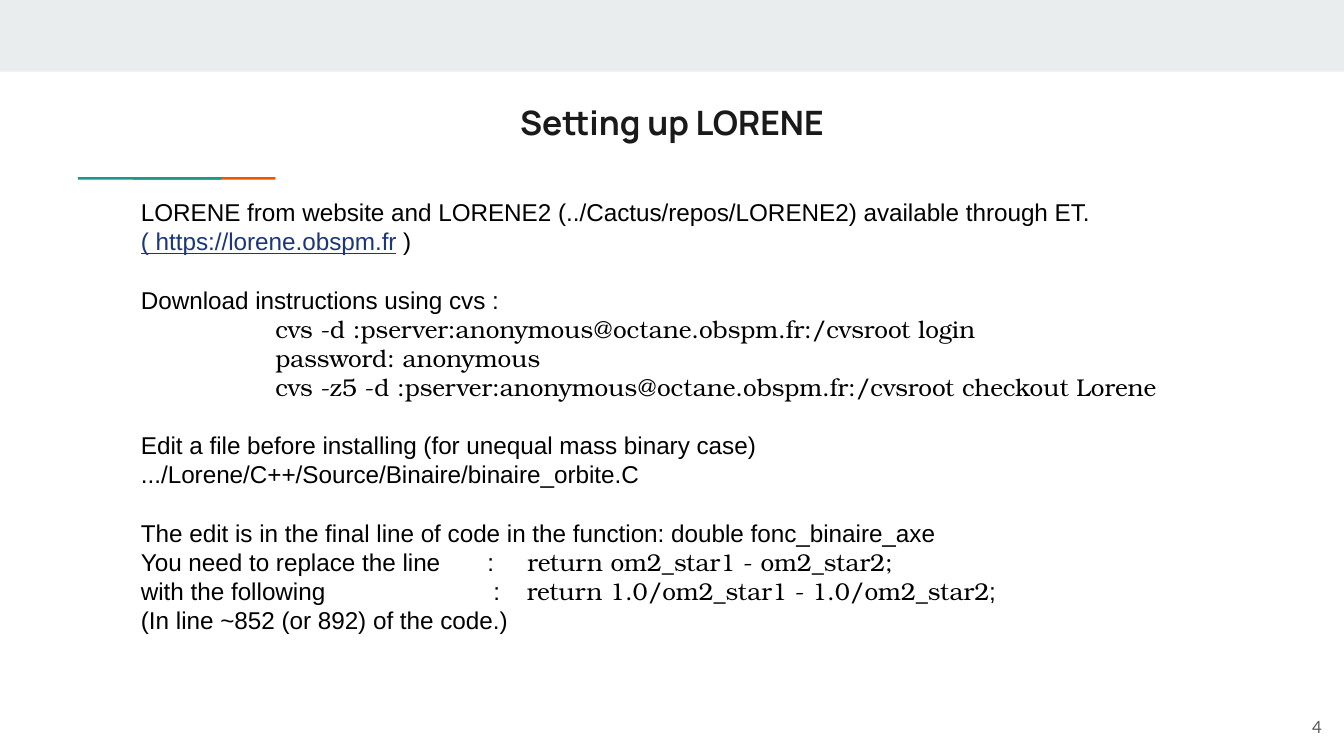
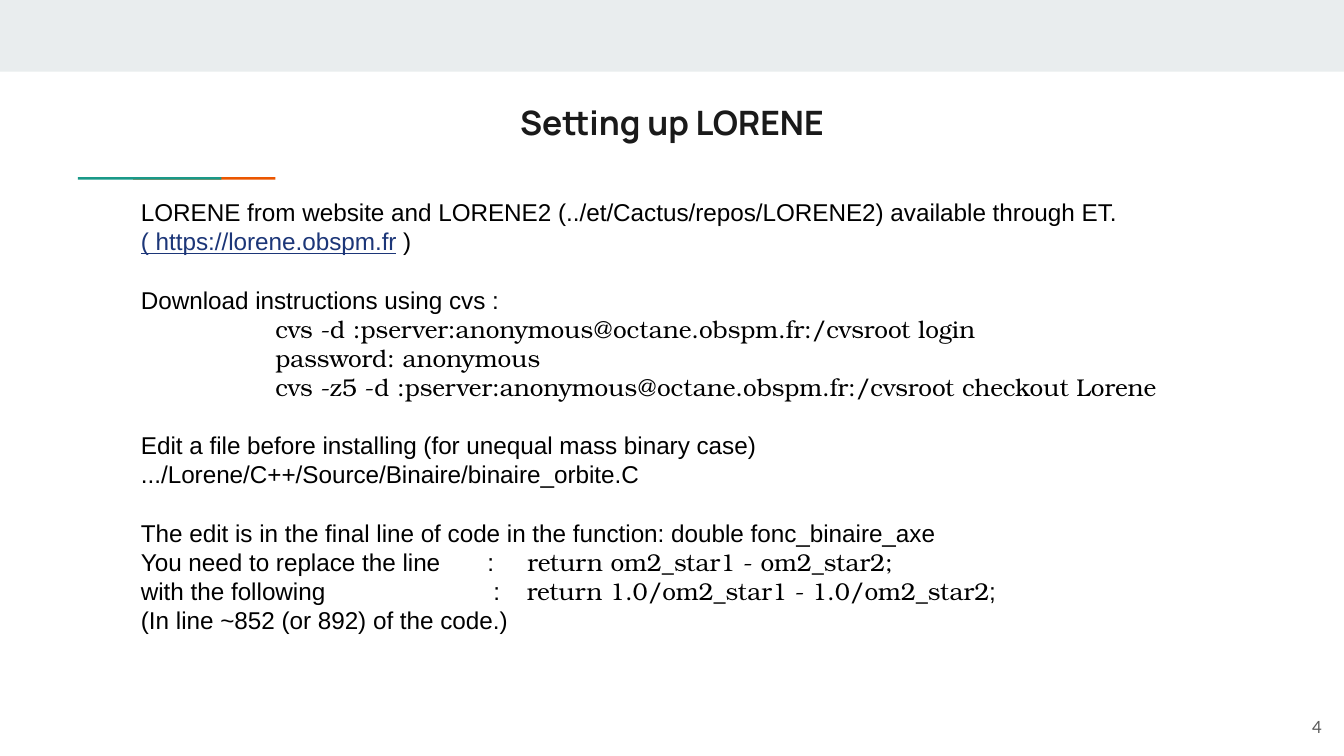
Before and after one commit to EinsteinToolkit/et2021uiuc, a slide deck: slide 4 of _lectures/13-AtulKedia2/Atul-LORENE talk.pptx. Drawn at 1344x756 pixels with LibreOffice and Linux fonts; fonts in the diff are those of the drawing. Boxes give left, top, right and bottom in pixels: in the first picture for what was removed or moved away, otherwise in the second. Text is boxed around its words. In the diff, an @@ line names an element or a change of style, - is before the commit and + after.

```diff
--- a/_lectures/13-AtulKedia2/Atul-LORENE talk.pptx
+++ b/_lectures/13-AtulKedia2/Atul-LORENE talk.pptx
@@ text at [141, 203, 1117, 226]: text changed @@
-LORENE from website and LORENE2 (../Cactus/repos/LORENE2) available through ET.
+LORENE from website and LORENE2 (../et/Cactus/repos/LORENE2) available through ET.
```
Also in this commit, not shown: 5 other slides changed, 1 slide added.
